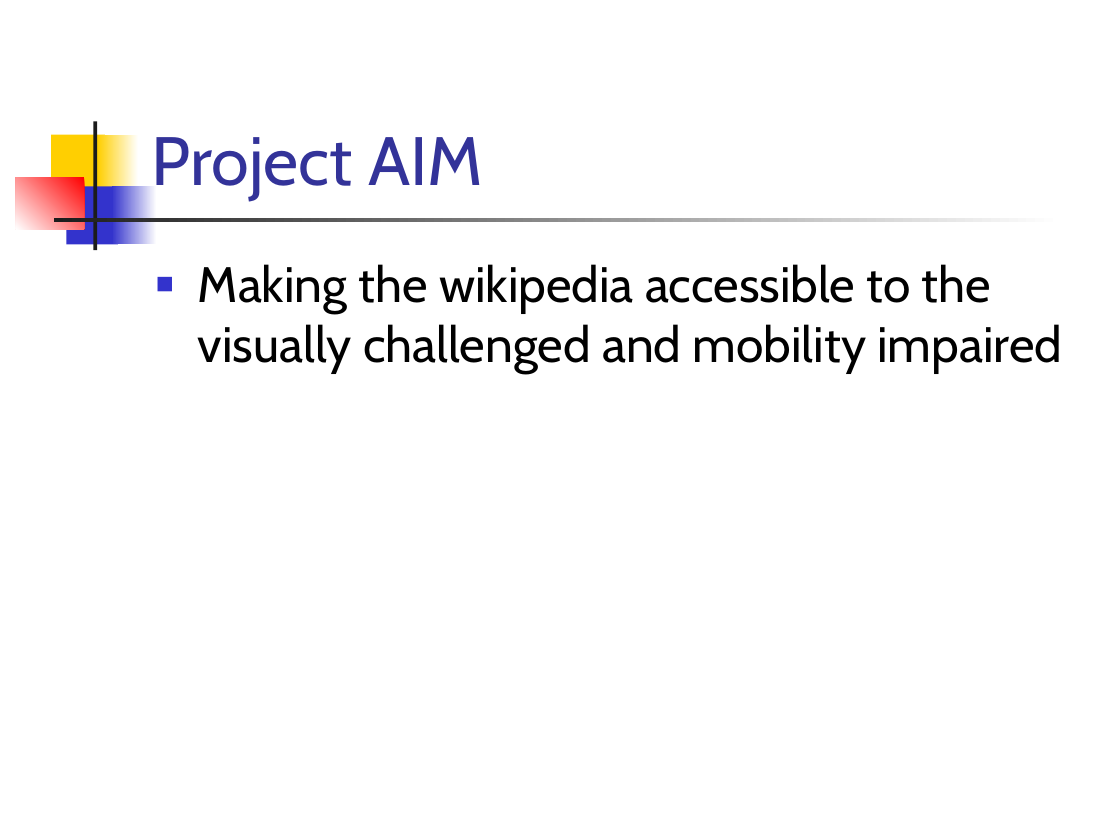
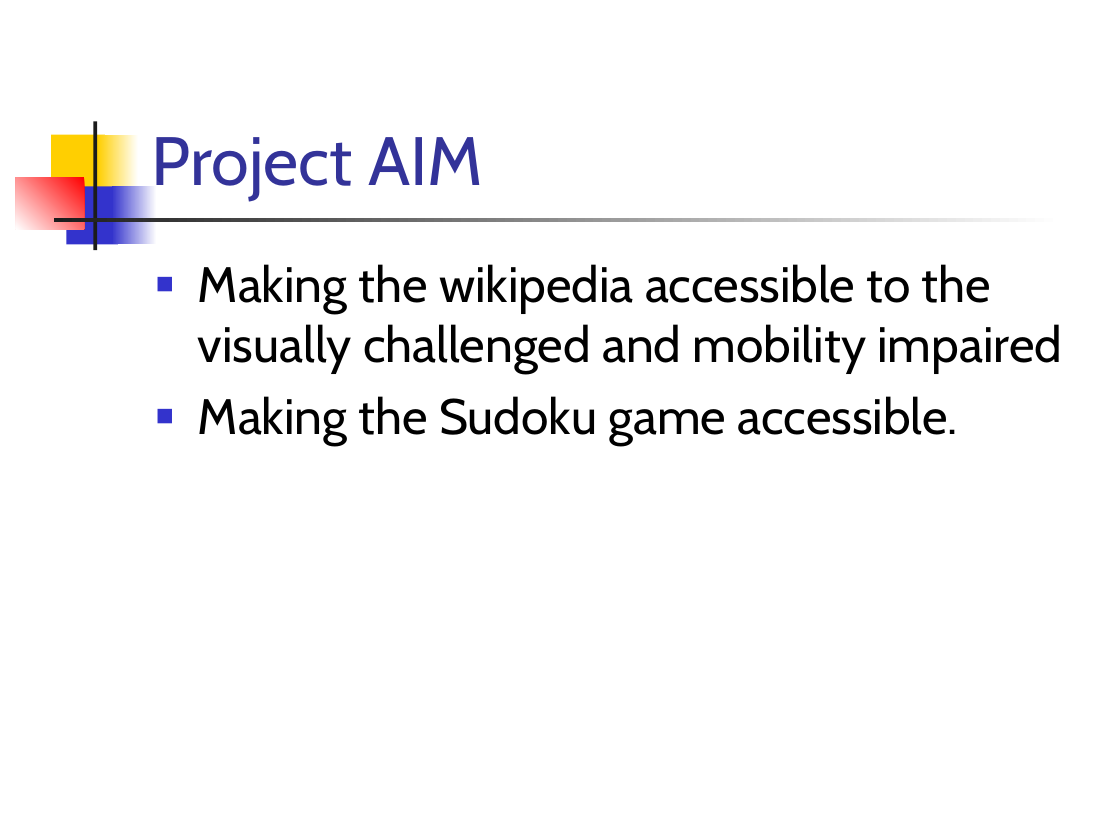
Before and after one commit to prateekt/pp-axsjax-scripts, a slide deck: slide 3 of AxsJax.ppt. Drawn at 1120x840 pixels with LibreOffice and Linux fonts; fonts in the diff are those of the drawing. Boxes give left, top, right and bottom in pixels: in the first picture for what was removed or moved away, otherwise in the second. Text is boxed around its words. In the diff, an @@ line names an element or a change of style, - is before the commit and + after.

```diff
--- a/AxsJax.ppt
+++ b/AxsJax.ppt
@@ text at <box>198,396,958,445</box>: paragraph added @@
+■ Making the Sudoku game accessible.
```
Also in this commit, not shown: 1 other slide changed, 3 slides added, 1 other file.
